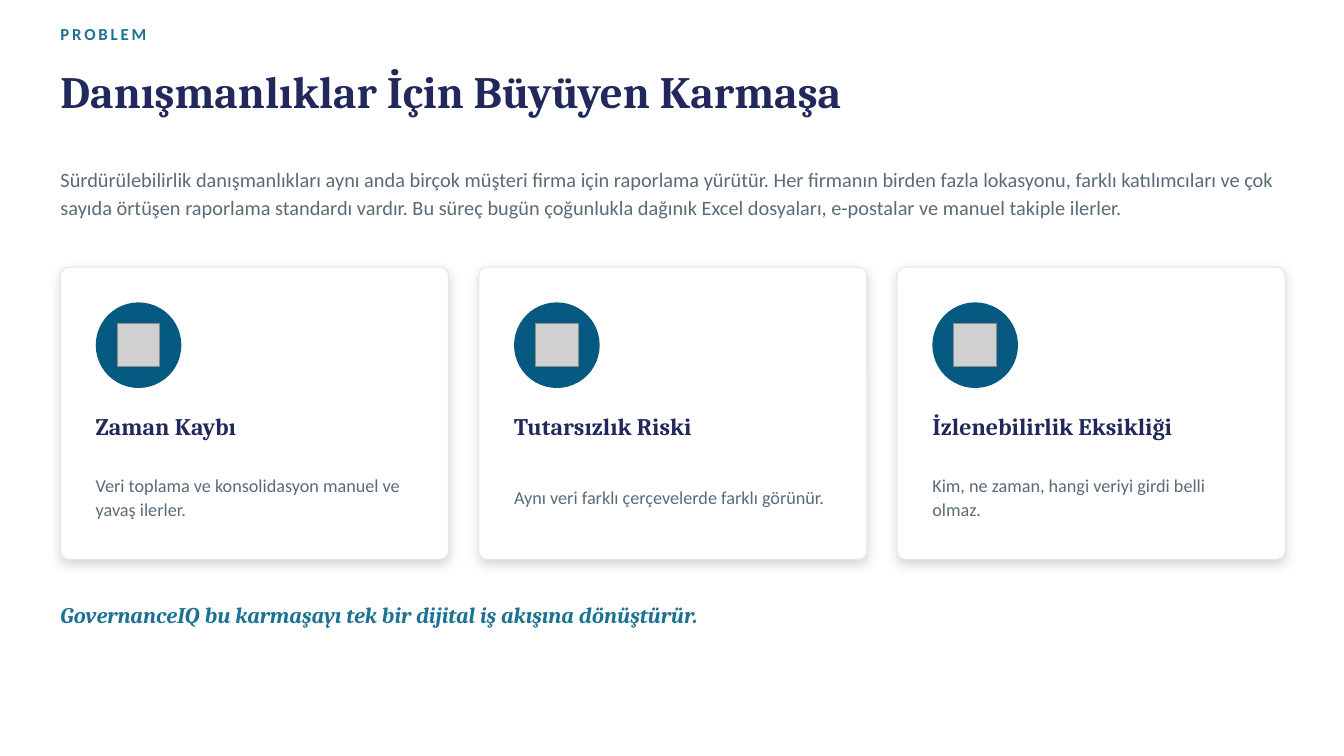
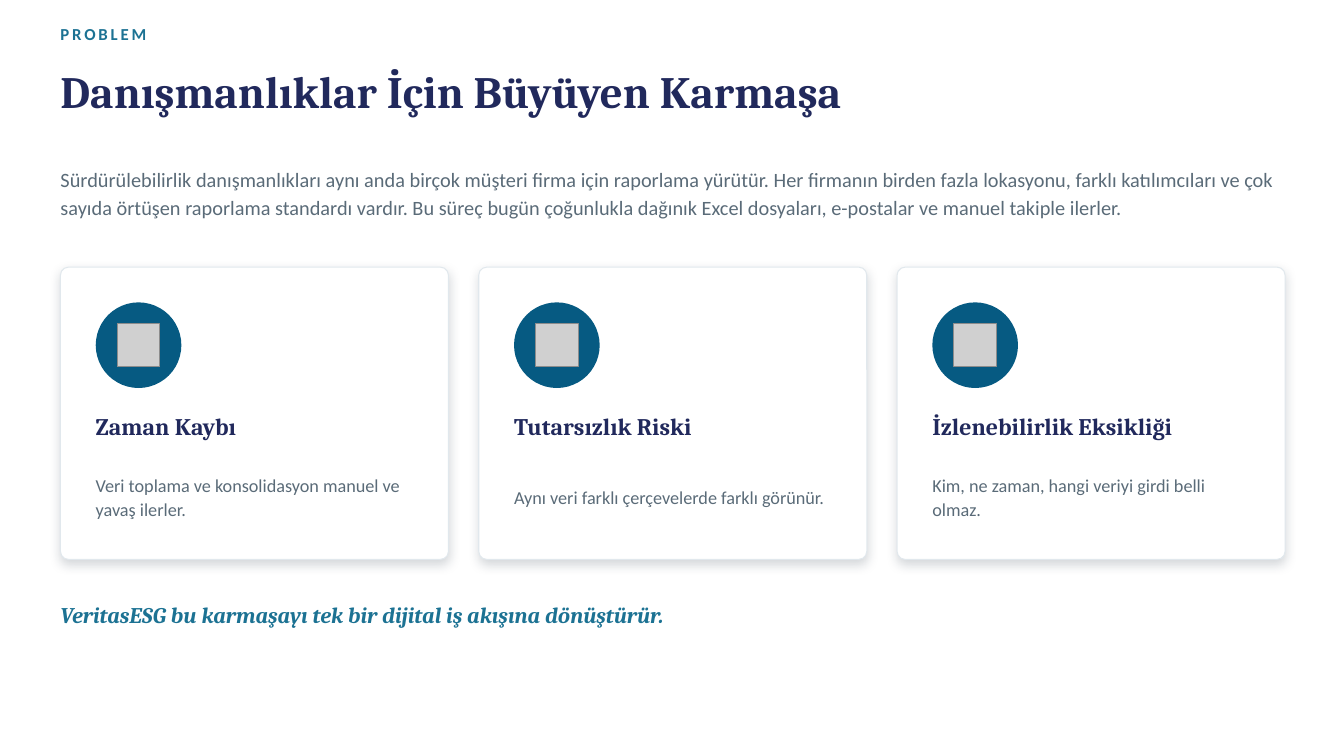
Before and after one commit to hakant66/VeritasESG, a slide deck: slide 2 of public/presentations/VeritasESG_Sunumu.pptx. Drawn at 1344x756 pixels with LibreOffice and Linux fonts; fonts in the diff are those of the drawing; grey boxes stand for pictures. Boxes give left, top, right and bottom in pixels: in the first picture for what was removed or moved away, otherwise in the second. Text is boxed around its words. In the diff, an @@ line names an element or a change of style, - is before the commit and + after.

Commit message:
Rebrand slide deck content to VeritasESG; sync package-lock name

```diff
--- a/public/presentations/VeritasESG_Sunumu.pptx
+++ b/public/presentations/VeritasESG_Sunumu.pptx
@@ text at [60,607,664,628]: text changed @@
-GovernanceIQ bu karmaşayı tek bir dijital iş akışına dönüştürür.
+VeritasESG bu karmaşayı tek bir dijital iş akışına dönüştürür.
```
Also in this commit, not shown: 5 other slides changed, 1 other file.
